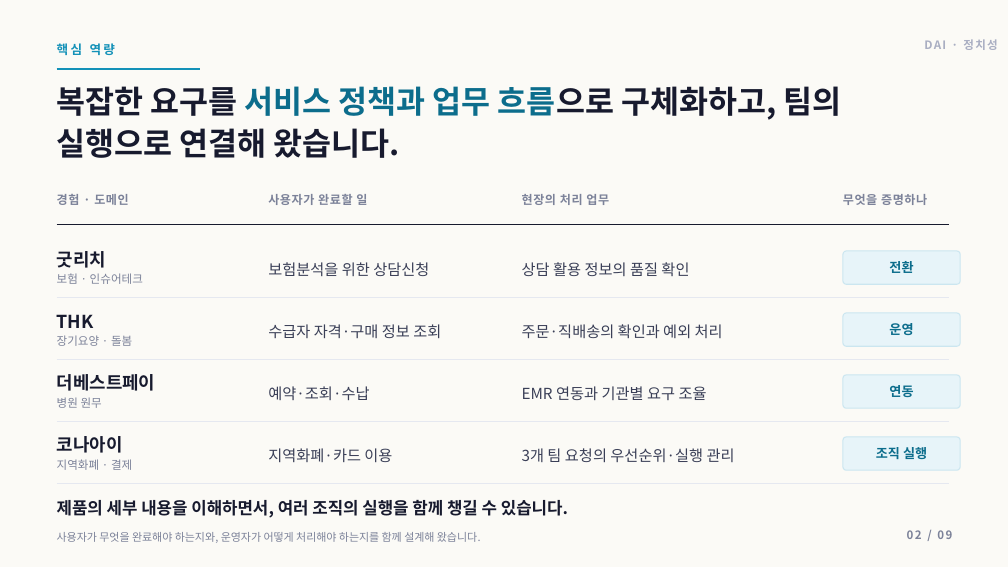
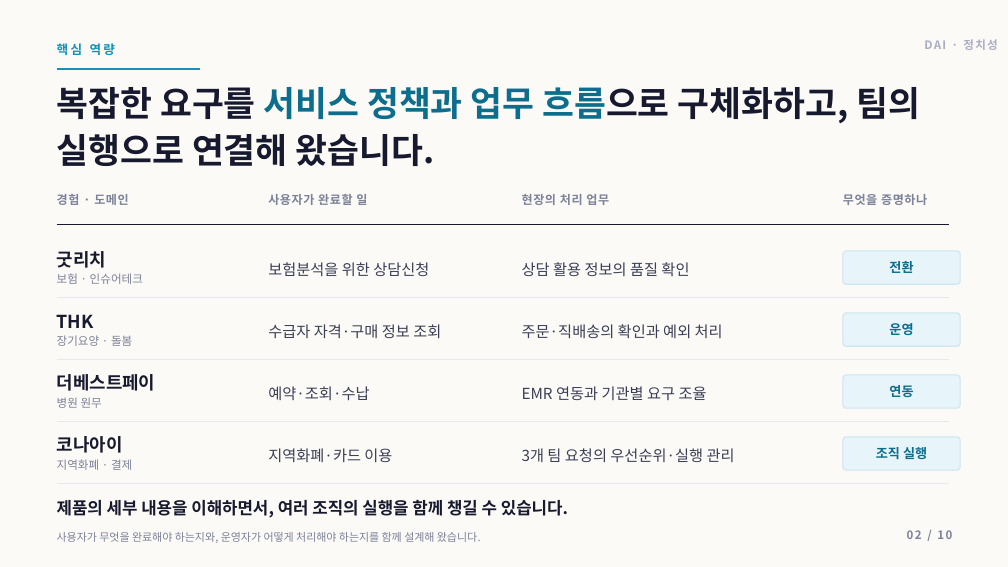
Before and after one commit to insightjung27/dai-healthcare-pt-deck-2, a slide deck: slide 2 of 정치성_DAI_AI헬스케어플랫폼팀장_면접PT.pptx. Drawn at 1008x567 pixels with LibreOffice and Linux fonts; fonts in the diff are those of the drawing. Boxes give left, top, right and bottom in pixels: in the first picture for what was removed or moved away, otherwise in the second. Text is boxed around its words. In the diff, an @@ line names an element or a change of style, - is before the commit and + after.

```diff
--- a/정치성_DAI_AI헬스케어플랫폼팀장_면접PT.pptx
+++ b/정치성_DAI_AI헬스케어플랫폼팀장_면접PT.pptx
@@ text "복잡한 요구를 서비스 정책과 업무 ..." at (57, 87, 920, 166): size 30 to 33 pt @@
@@ text at (907, 530, 952, 539): text changed @@
-02 / 09
+02 / 10
```
Also in this commit, not shown: 8 other slides changed, 1 slide added, 3 other files.
